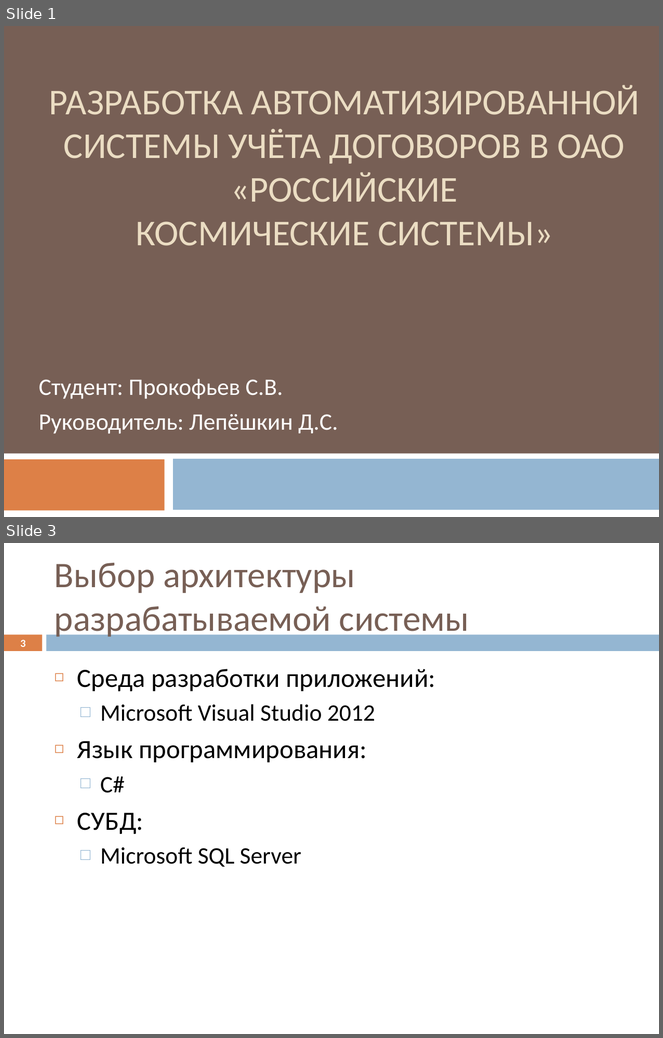
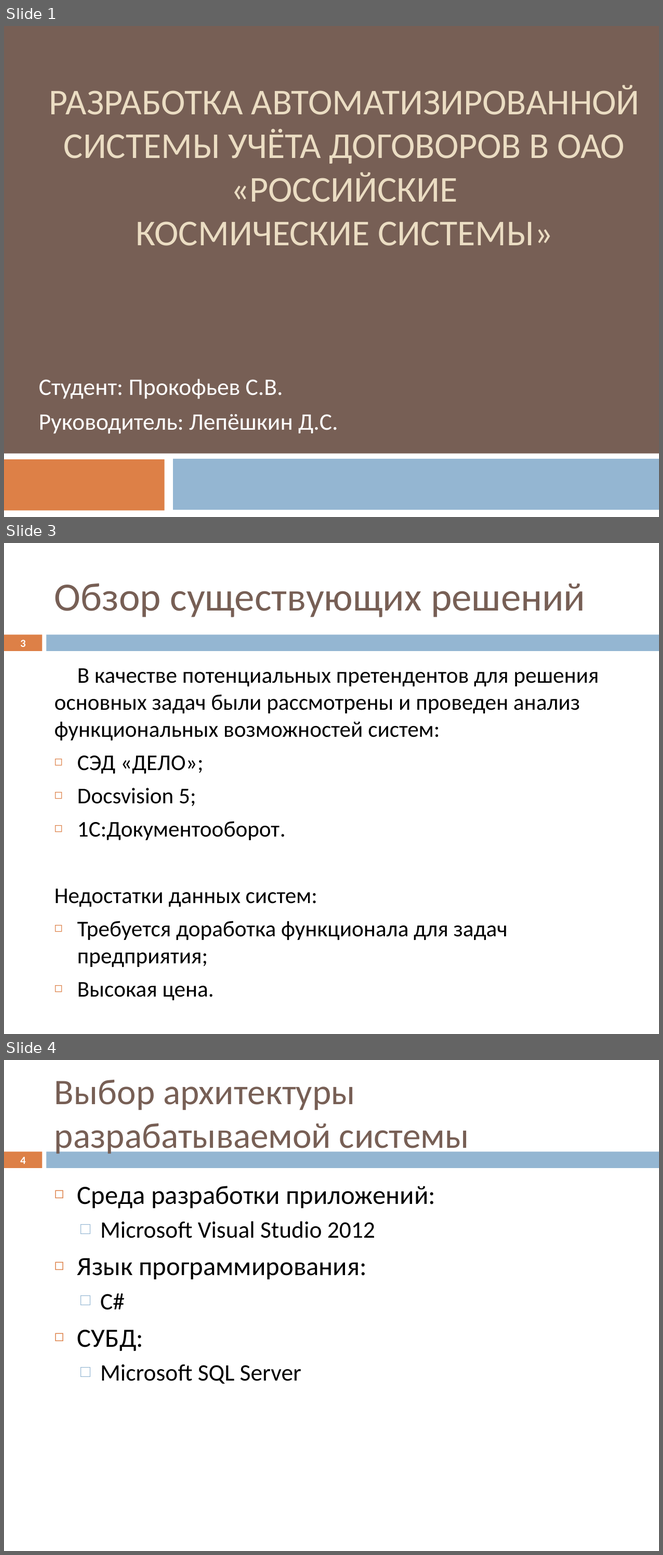
Before and after one commit to Datel777/DIPLOM, a slide deck: Презентация psv46.pptx. Shown one above the other, each under a label of ours: slides 1 and 3 before the commit, slides 1, 3 and 4 after it; the slides between them are not shown. The pictures are 663x1038 and 663x1555 pixels, drawn with LibreOffice and Linux fonts; fonts in the diff are those of the drawing. Boxes give left, top, right and bottom in pixels: in the first picture for what was removed or moved away, otherwise in the second. Text is boxed around its words. In the diff, an @@ line names an element or a change of style, - is before the commit and + after.

```diff
--- a/Презентация psv46.pptx
+++ b/Презентация psv46.pptx
@@ slide 3 added at box(4, 543, 659, 1034), background #FFFFFF; not listed: 2 template elements that a slide beside it also shows @@
@@ title added at box(54, 583, 585, 617), 44 pt, text #775F55 @@
+Обзор существующих решений
@@ page number added at box(20, 640, 26, 647), 11.9 pt, text #FFFFFF, bold @@
+3
@@ text added at box(54, 668, 599, 967), 24.6 pt, text #000000 @@
+В качестве потенциальных претендентов для решения основных задач были рассмотрены и проведен анализ функциональных возможностей систем:
+◻ СЭД «ДЕЛО»;
+◻ Docsvision 5;
+◻ 1С:Документооборот.
+Недостатки данных систем:
+◻ Требуется доработка функционала для задач предприятия;
+◻ Высокая цена.
@@ what was slide 3 is now slide 4 @@
@@ page number at box(20, 1157, 26, 1164): text changed @@
-3
+4
```
Also in this commit, not shown: 1 slide changed, 5 other files.
